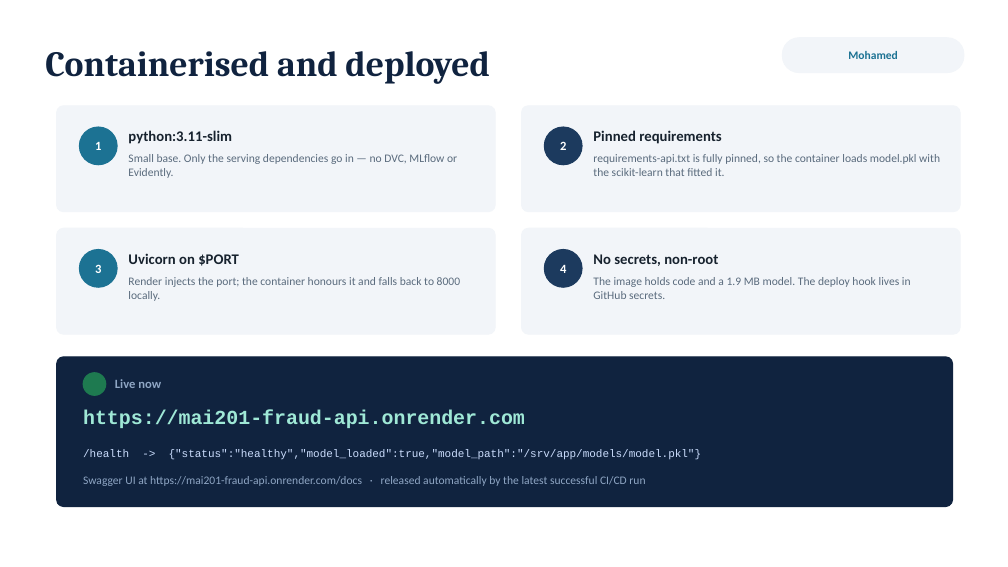
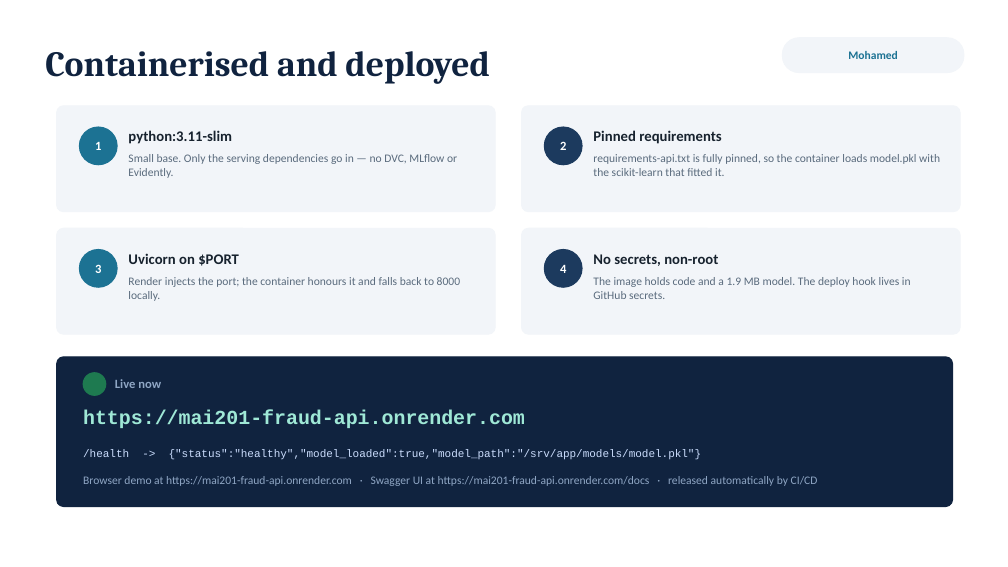
Before and after one commit to AZabalawi/MLops-credit-card-fraud, a slide deck: slide 6 of presentation/MAI201_Phase2_Final_Presentation.pptx. Drawn at 1008x567 pixels with LibreOffice and Linux fonts; fonts in the diff are those of the drawing. Boxes give left, top, right and bottom in pixels: in the first picture for what was removed or moved away, otherwise in the second. Text is boxed around its words. In the diff, an @@ line names an element or a change of style, - is before the commit and + after.

Commit message:
Add live demo UI and finalize Phase 2 submission

```diff
--- a/presentation/MAI201_Phase2_Final_Presentation.pptx
+++ b/presentation/MAI201_Phase2_Final_Presentation.pptx
@@ text at bbox=[83, 476, 818, 486]: text changed @@
-Swagger UI at https://mai201-fraud-api.onrender.com/docs · released automatically by the latest successful CI/CD run
+Browser demo at https://mai201-fraud-api.onrender.com · Swagger UI at https://mai201-fraud-api.onrender.com/docs · released automatically by CI/CD
```
Also in this commit, not shown: 2 other slides changed, 11 other files.
